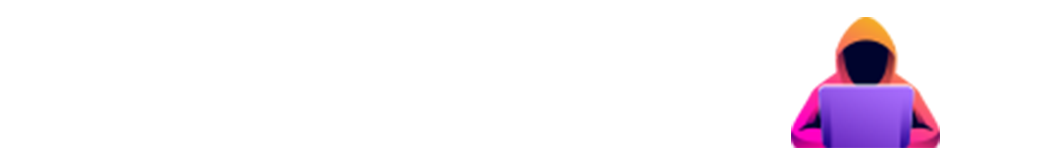
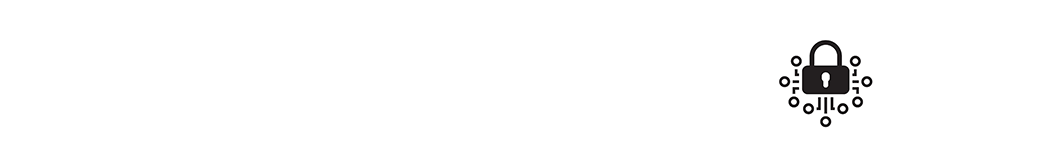
Layers edited between the first and the second 1042 x 165 image:
added layer "WhatsApp Image 2025-01-25 at 5.21.19 PM" above "profile" over [779, 17, 909, 148]
hid "profile", painted on it over [791, 17, 940, 148]
